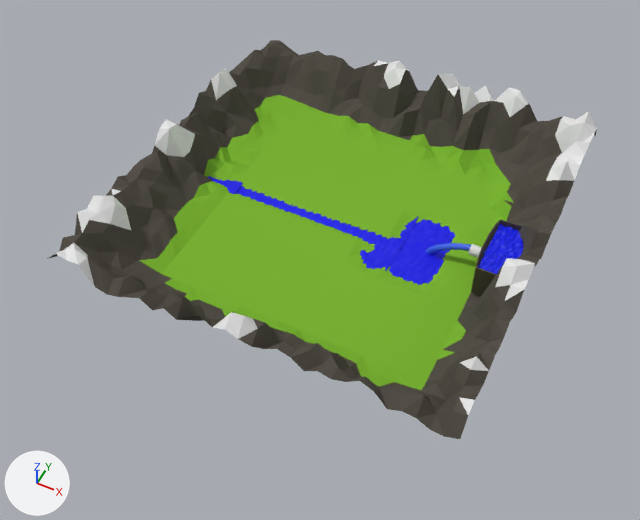
An edit to the Blender file WebGL/Assets/Models/worldwater.blend, drawn before and after from the same camera.
One viewpoint serves both versions: a 50 mm camera at (1.97, -4.28, 6.3) aimed at (-0.01, -0.32, 1.35). Lighting does not change. The marker at lower left points along +X, +Y and +Z.
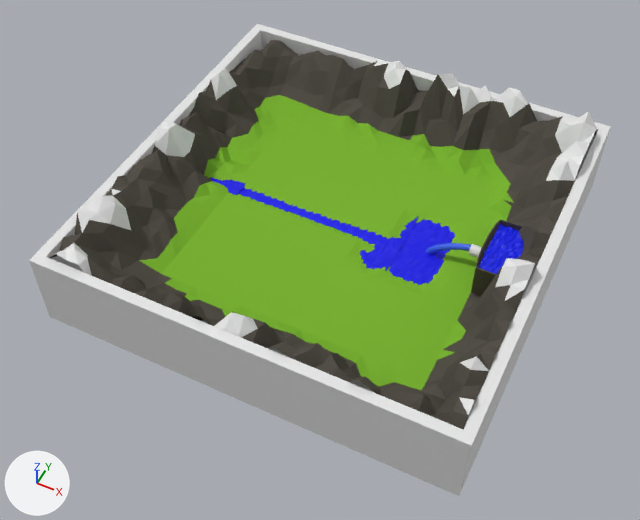
What differs and where, as boxes (x1, y1, x2, y2) in the pictures (640 x 520 px):
'Cube.001', added: after (29, 24, 611, 496)
'Plane.007', moved: before (208, 176, 243, 194); after (210, 177, 245, 195)

Diff of the bpy script that builds the scene:
```diff
--- a/WebGL/Assets/Models/worldwater.blend.py
+++ b/WebGL/Assets/Models/worldwater.blend.py
@@ mat_material_008 @@
+mat_material_008 = principled_material('Material.008')
+mat_material_008.base_color = (0.8, 0.8, 0.8)  # white #e7e7e7
@@ me_cube @@
+me_cube.from_pydata([(-1.0, -1.0, -1.0), (-1.0, -1.0, 1.0), (-1.0, 1.0, -1.0), (-1.0, 1.0, 1.0), (1.0, -1.0, -1.0), (1.0, -1.0, 1.0), (1.0, 1.0, -1.0), (1.0, 1.0, 1.0)], [], [(0, 1, 3, 2), (2, 3, 7, 6), (6, 7, 5, 4), (4, 5, 1, 0), (2, 6, 4, 0)])
+me_cube.materials.append(mat_material_008)  # its picture is missing
@@ ob_plane_007 @@
 ob_plane_007 = bpy.data.objects.new('Plane.007', me_plane_007)
-ob_plane_007.location = (-1.035, -0.029, 1.431)
+ob_plane_007.location = (-1.012, -0.029, 1.431)
 ob_plane_007.scale = (0.143, 0.219, 0.143)
@@ ob_cube_001 @@
+ob_cube_001 = bpy.data.objects.new('Cube.001', me_cube)
+ob_cube_001.location = (0.0, 0.0, 1.505)
+ob_cube_001.scale = (1.58, 1.58, 0.309)
+_m = ob_cube_001.modifiers.new('Solidify', 'SOLIDIFY')
+_m.thickness = 0.07
+_m.nonmanifold_thickness_mode = 'FIXED'
+_m.nonmanifold_merge_threshold = 0.0003
```
